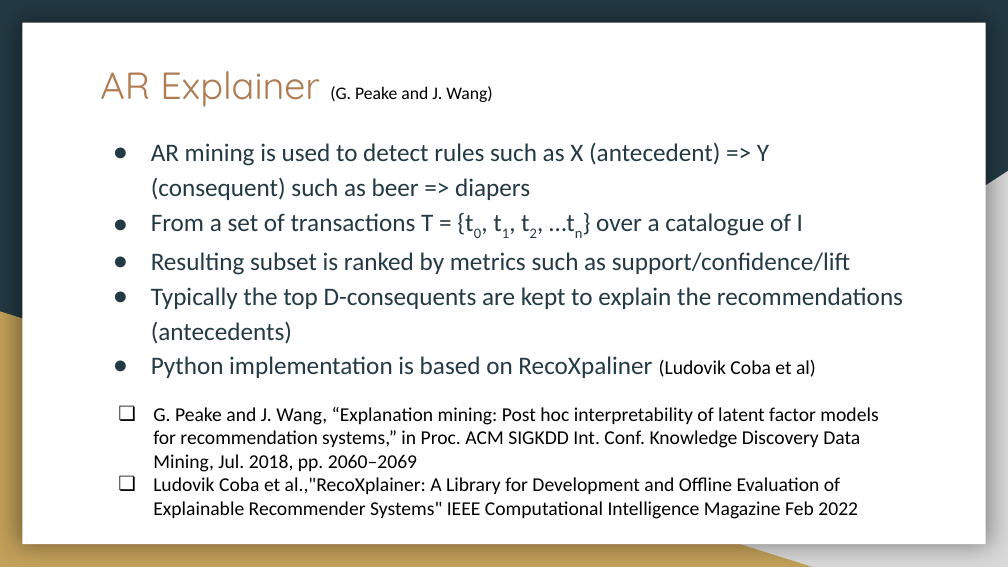
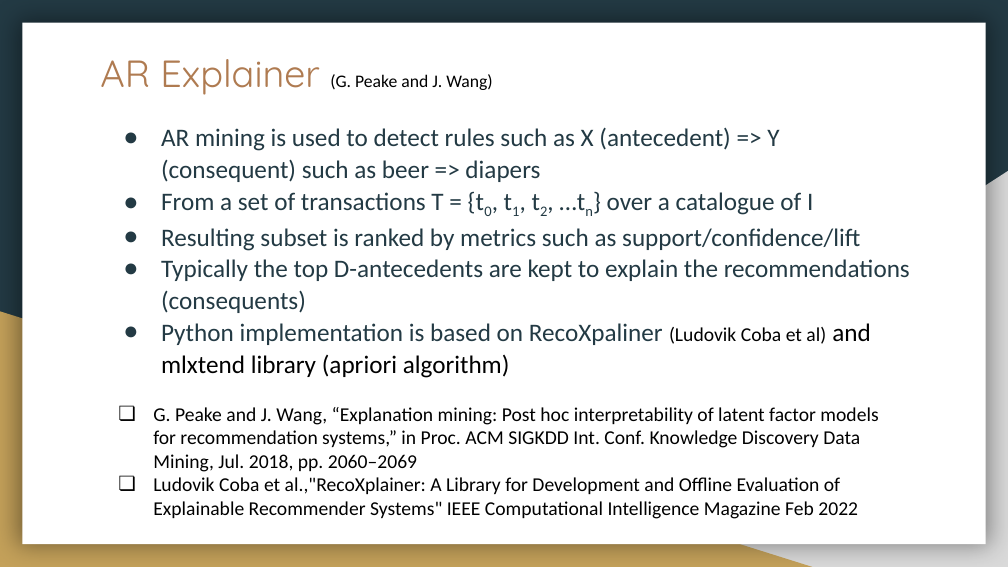
Before and after one commit to aidowu1/Hands-on-Intro-to-building-Explainability-for-RecSys, a slide deck: slide 34 of Presentation/Hands-on Intro to developing Explainability for Recommendation Systems.pptx (slide 33 before the commit). Drawn at 1008x567 pixels with LibreOffice and Linux fonts; fonts in the diff are those of the drawing. Boxes give left, top, right and bottom in pixels: in the first picture for what was removed or moved away, otherwise in the second. Text is boxed around its words. In the diff, an @@ line names an element or a change of style, - is before the commit and + after.

```diff
--- a/Presentation/Hands-on Intro to developing Explainability for Recommendation Systems.pptx
+++ b/Presentation/Hands-on Intro to developing Explainability for Recommendation Systems.pptx
@@ title "AR Explainer (G. Peake and ..." moved from (x1=100, y1=71, x2=492, y2=107) to (x1=100, y1=59, x2=492, y2=95) @@
@@ text "AR mining is used to ..." moved from (x1=151, y1=143, x2=903, y2=378) to (x1=161, y1=127, x2=910, y2=378) @@
@@ text at (x1=161, y1=127, x2=860, y2=251): line spacing 1.15 to 1.05 @@
@@ text at (x1=161, y1=259, x2=910, y2=378): text changed @@
-● Typically the top D-consequents are kept to explain the recommendations (antecedents)
-● Python implementation is based on RecoXpaliner (Ludovik Coba et al)
+● Typically the top D-antecedents are kept to explain the recommendations (consequents)
+● Python implementation is based on RecoXpaliner (Ludovik Coba et al) and mlxtend library (apriori algorithm)
```
Also in this commit, not shown: 11 other slides changed, 5 slides added, 1 slide removed, 9 other files.
